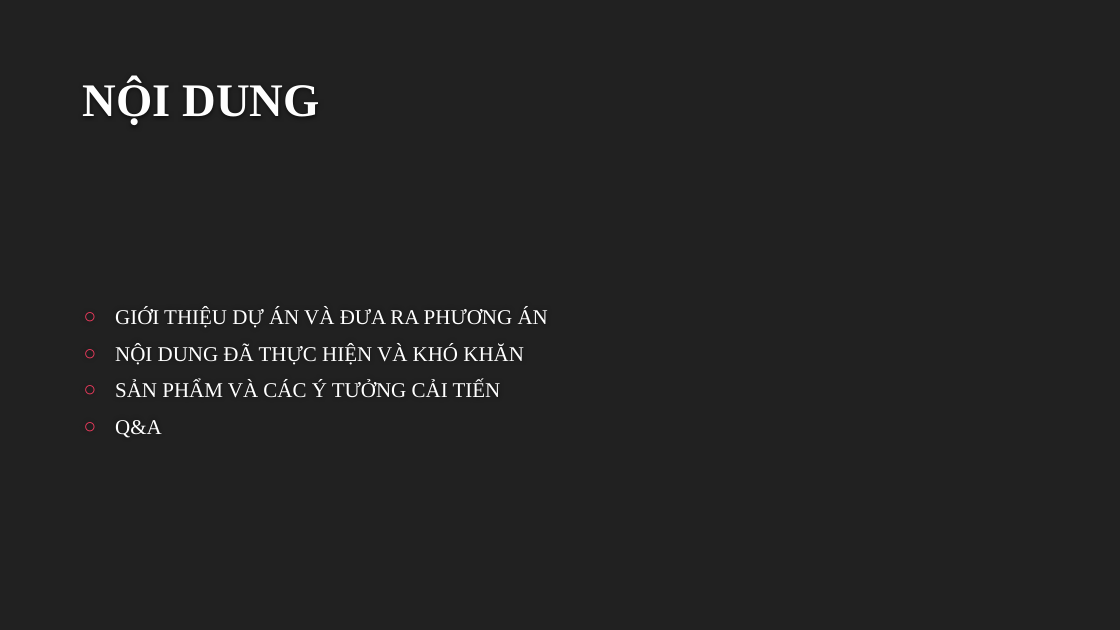
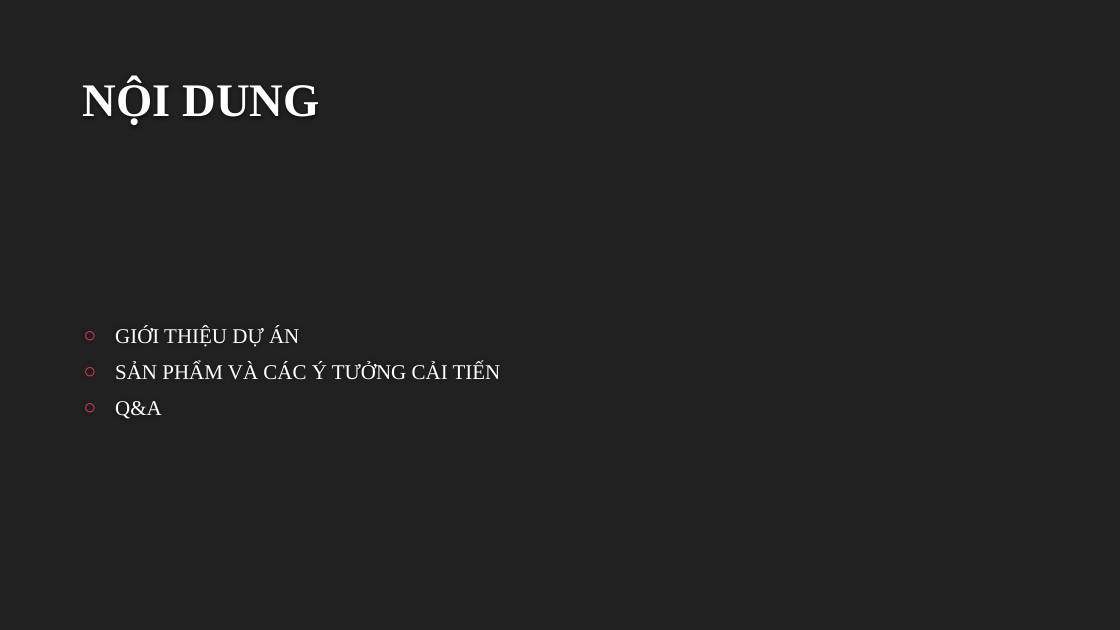
Before and after one commit to archimonde12/suggestGiftWebsite, a slide deck: slide 2 of PROJECT PRESENTATION.pptx. Drawn at 1120x630 pixels with LibreOffice and Linux fonts; fonts in the diff are those of the drawing; background and template pictures are left out. Boxes give left, top, right and bottom in pixels: in the first picture for what was removed or moved away, otherwise in the second. Text is boxed around its words. In the diff, an @@ line names an element or a change of style, - is before the commit and + after.

```diff
--- a/PROJECT PRESENTATION.pptx
+++ b/PROJECT PRESENTATION.pptx
@@ text at [115,326,299,347]: text changed @@
-○ GIỚI THIỆU DỰ ÁN VÀ ĐƯA RA PHƯƠNG ÁN
-○ NỘI DUNG ĐÃ THỰC HIỆN VÀ KHÓ KHĂN
+○ GIỚI THIỆU DỰ ÁN
```
Also in this commit, not shown: 4 other slides changed, 2 slides removed.
